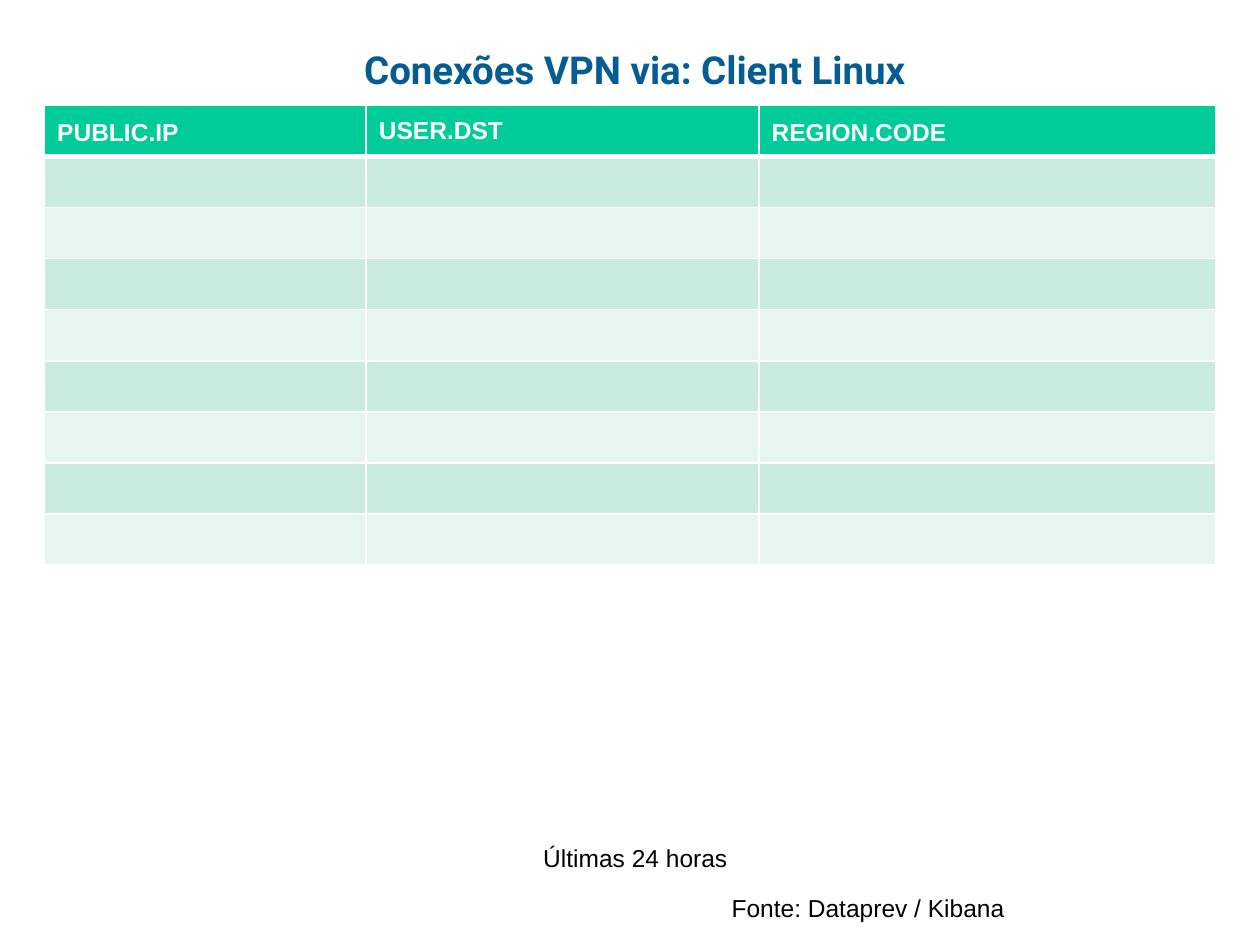
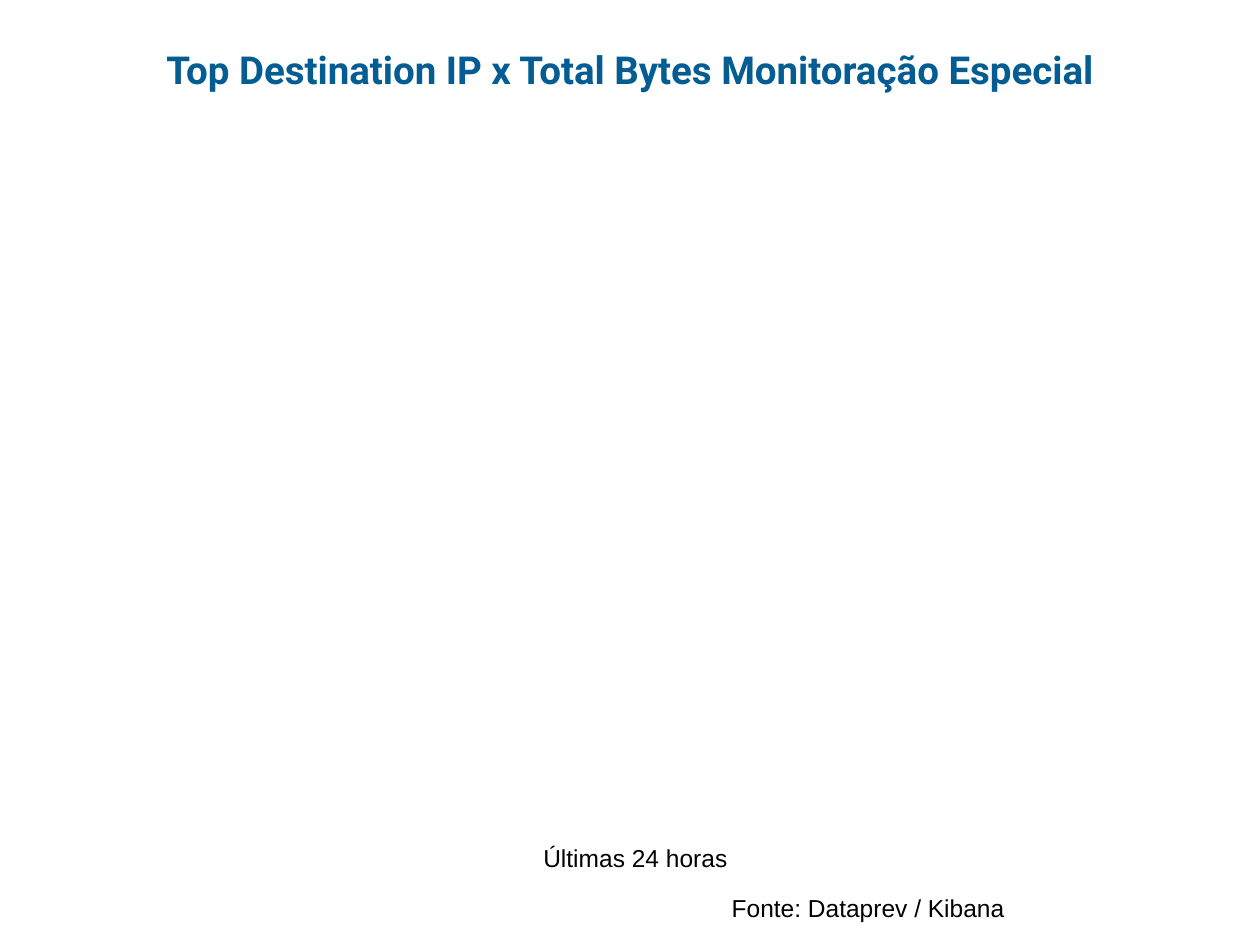
Before and after one commit to guihred/Experiments, a slide deck: slide 17 of src/main/resources/models/Radar_Eventos_v01122020REL1.pptx (slide 19 before the commit). Drawn at 1260x945 pixels with LibreOffice and Linux fonts; fonts in the diff are those of the drawing; background and template pictures are left out. Boxes give left, top, right and bottom in pixels: in the first picture for what was removed or moved away, otherwise in the second. Text is boxed around its words. In the diff, an @@ line names an element or a change of style, - is before the commit and + after.

```diff
--- a/src/main/resources/models/Radar_Eventos_v01122020REL1.pptx
+++ b/src/main/resources/models/Radar_Eventos_v01122020REL1.pptx
@@ text at bbox=[166, 55, 1094, 93]: text changed @@
-Conexões VPN via: Client Linux
+Top Destination IP x Total Bytes Monitoração Especial
@@ table removed at bbox=[44, 106, 1215, 566], 9 rows, 3 columns @@
-PUBLIC.IP | USER.DST | REGION.CODE
- |  | 
- |  | 
- |  | 
- |  | 
- |  | 
- |  | 
- |  | 
- |  | 
```
Also in this commit, not shown: 9 other slides changed, 3 slides added, 22 other files.
